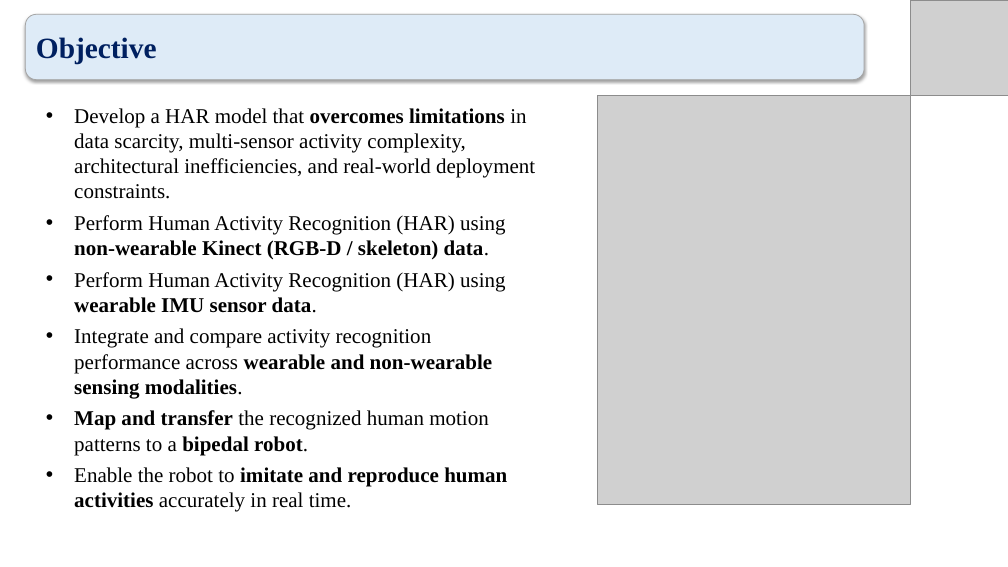
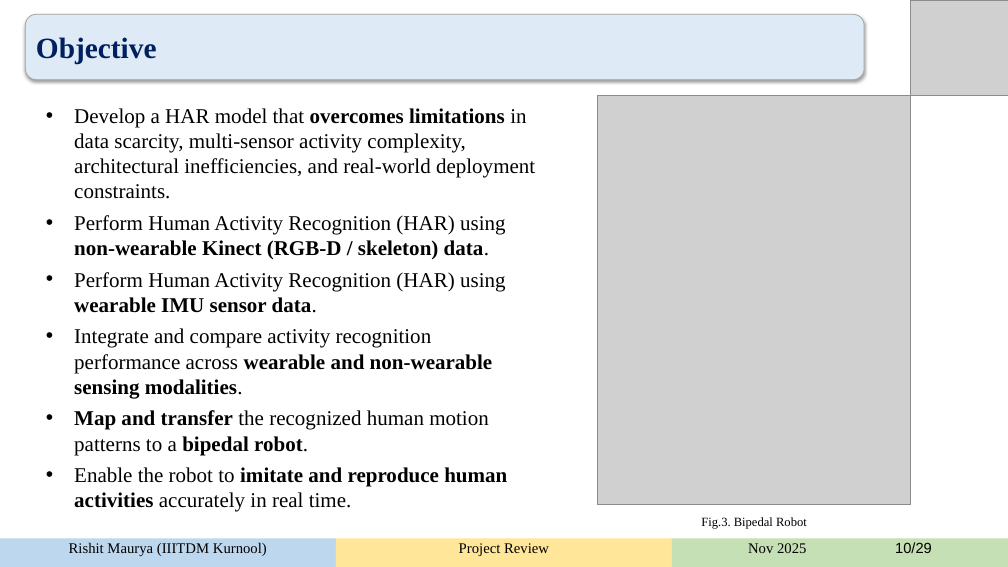
Before and after one commit to rishitmaurya/Human-Activity-Recognition, a slide deck: slide 10 of HAR_rishit.pptx. Drawn at 1008x567 pixels with LibreOffice and Linux fonts; fonts in the diff are those of the drawing; grey boxes stand for pictures. Boxes give left, top, right and bottom in pixels: in the first picture for what was removed or moved away, otherwise in the second. Text is boxed around its words. In the diff, an @@ line names an element or a change of style, - is before the commit and + after.

```diff
--- a/HAR_rishit.pptx
+++ b/HAR_rishit.pptx
@@ freeform shape added at (0, 538, 336, 567), fill #BDD7EE, 14 pt, text #000000 @@
+Rishit Maurya (IIITDM Kurnool)
@@ freeform shape added at (336, 538, 671, 567), fill #FFE699, 14 pt, text #000000 @@
+Project Review
@@ freeform shape added at (672, 538, 1008, 567), fill #C5E0B4, 14 pt, text #000000 @@
+Nov 2025 10/29
@@ text added at (701, 517, 807, 529), 12 pt, text #000000 @@
+Fig.3. Bipedal Robot
```
Also in this commit, not shown: 27 other slides changed.
